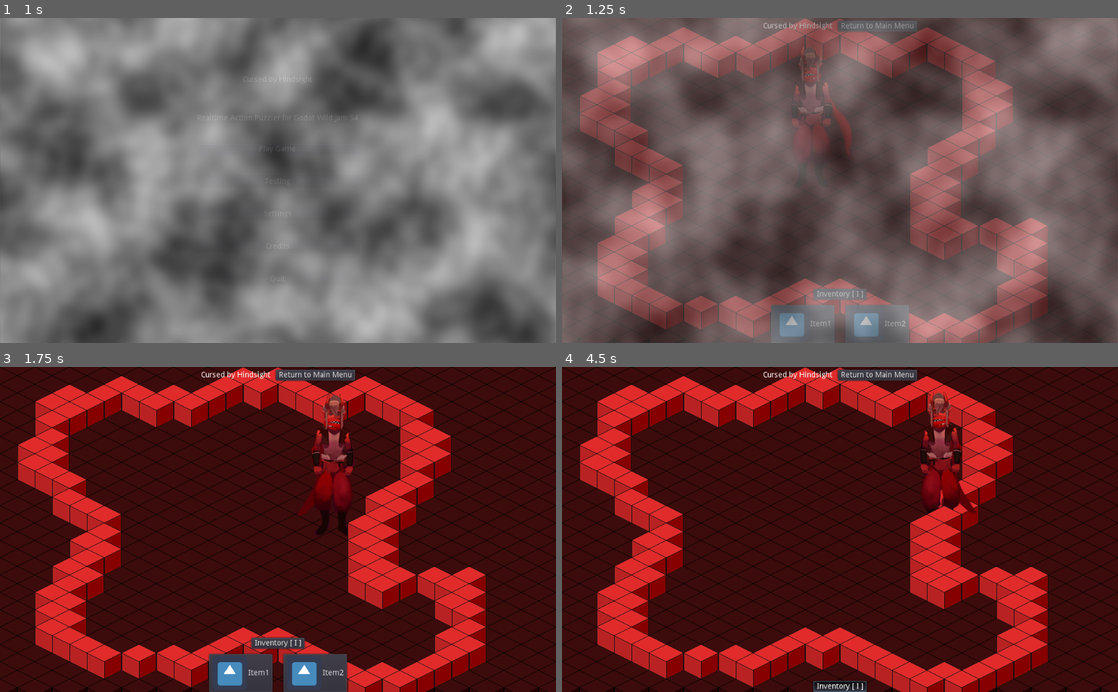
Above: before the commit, frames 1-4 (two rows, left to right).
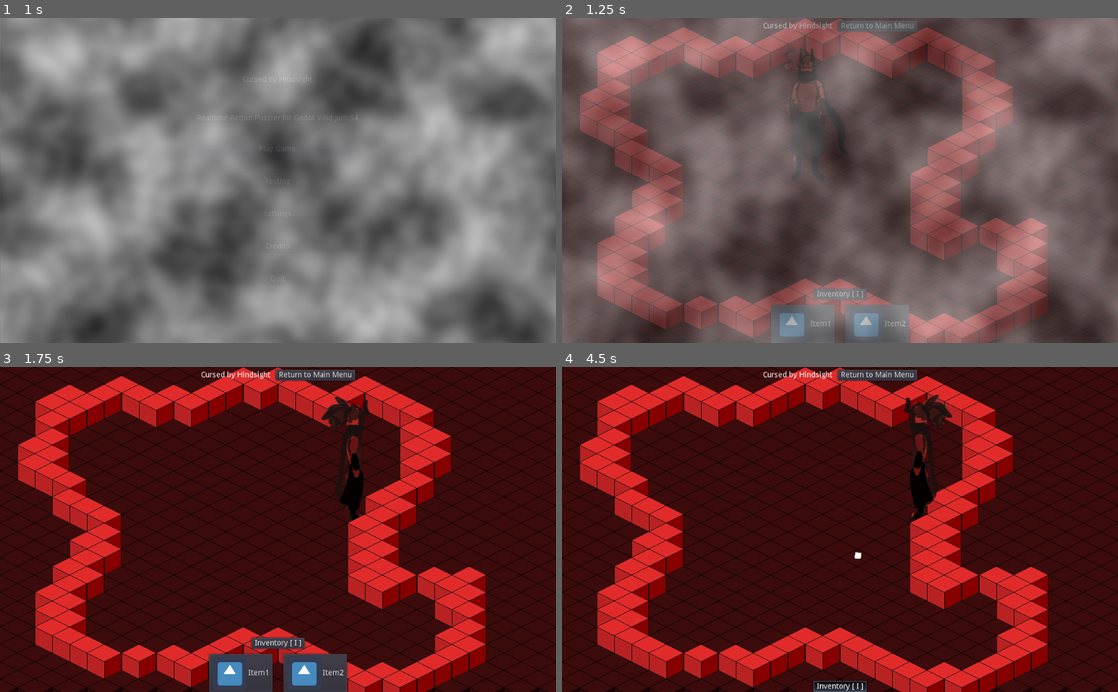
Above: after the commit, the same moments.

Repository: IMAFIREHAZARD/GWJ-54-Solid-Gold
Game: Godot game, scene res://Main.tscn
Two runs of this game, one before a commit and one after it. Both use one fixed random seed, a clock stepped at 60 frames per second and the inputs below. The engine's default icon, where the game draws it, is replaced by a stand-in: a white triangle on a blue panel in a dark square. Sound files missing from this copy of the repository are replaced by a short silence.
Inputs (mouse positions are in pixels of both pictures, inside the frame that each line leads up to):
- Up to frame 1 (1 s): click "Play Game" at 0.5 s
- Up to frame 2 (1.25 s): no input
- Up to frame 3 (1.75 s): tap Enter at 1.25 s; move the mouse to (400, 513) at 1.27 s; press the mouse at (400, 513) at 1.28 s; hold D (move_right) from 1.28 s (still down)
- Up to frame 4 (4.5 s): release D (move_right) at 2 s; release the mouse at (962, 513) at 2 s; drag from (728, 545) to (812, 594) at 2.02 s; move the mouse to (895, 458) at 2.77 s; press the mouse at (895, 458) at 2.78 s; hold D (move_right) 2.78-3.5 s; release the mouse at (895, 458) at 3.5 s; click "Inventory [ I ]" at 3.5 s; drag from (812, 594) to (673, 480) at 4.27 s

Frame 1 is identical in both runs. In frame 2, 1.2% of the frame differs, in the area x 39-53%, y 8-47%; in frame 3, 2.5%; in frame 4, 2.6%, in the area x 52-75%, y 7-59%.

Commit message:
Add bullets

Diff:
--- a/Scenes/Levels/BaseLevel.tscn
+++ b/Scenes/Levels/BaseLevel.tscn
@@ -19,4 +19,6 @@
 mode = 1
 cell_size = Vector2( 64, 32 )
 cell_y_sort = true
+collision_layer = 4
+collision_mask = 0
 format = 1
--- a/project.godot
+++ b/project.godot
@@ -71,6 +71,12 @@
  ]
 }
 
+[layer_names]
+
+2d_physics/layer_1="Player"
+2d_physics/layer_2="Bug"
+2d_physics/layer_3="Wall"
+
 [mono]
 
 project/assembly_name="GWJ 54"
--- /dev/null
+++ b/scenes/player/Bullet.gd
@@ -0,0 +1,20 @@
+extends Node2D
+onready var ray_cast_2d: RayCast2D = $RayCast2D
+
+export var speed = 1000
+
+func _physics_process(delta: float) -> void:
+	ray_cast_2d.cast_to = Vector2(-speed * delta, 0)
+	ray_cast_2d.force_raycast_update()
+	if ray_cast_2d.is_colliding():
+		var bounced = false
+		var collider = ray_cast_2d.get_collider()
+		if "can_break" in collider:
+			if collider.can_break:
+				collider.break()
+			else:
+				pass
+				# bounce
+		if not bounced:
+			queue_free()
+	global_position += transform.x * speed * delta
--- /dev/null
+++ b/scenes/player/Bullet.tscn
@@ -0,0 +1,13 @@
+[gd_scene load_steps=2 format=2]
+
+[ext_resource path="res://scenes/player/Bullet.gd" type="Script" id=1]
+
+[node name="Node2D" type="Node2D"]
+script = ExtResource( 1 )
+
+[node name="RayCast2D" type="RayCast2D" parent="."]
+enabled = true
+collision_mask = 4
+
+[node name="Polygon2D" type="Polygon2D" parent="."]
+polygon = PoolVector2Array( 0, -8, 8, 0, 0, 8, -8, 0 )
--- a/scenes/player/Player.gd
+++ b/scenes/player/Player.gd
@@ -2,6 +2,7 @@
 
 export var move_speed := 500
 onready var animated_sprite: AnimatedSprite = $AnimatedSprite
+export(PackedScene) var bullet_scene
 
 var vel := Vector2()
 
@@ -9,10 +10,20 @@
 	var move = Input.get_vector("move_left", "move_right", "move_up", "move_down")
 	var target_vel = move.normalized() * move_speed
 	vel = vel.linear_interpolate(target_vel, delta * 10)
-	move_and_slide(vel)
+	move_and_slide(vel * Vector2(1,0.5))
 	var f = round(abs(Vector2.DOWN.angle_to(vel))/deg2rad(45))
 	if vel.x < 1:
 		animated_sprite.scale.x = 1
 	if vel.x > 1:
 		animated_sprite.scale.x = -1
 	animated_sprite.frame = f
+
+func _input(event: InputEvent) -> void:
+	if event.is_action_pressed("shoot"):
+		shoot()
+
+func shoot():
+	var bullet = bullet_scene.instance() as Node2D
+	bullet.rotation = get_local_mouse_position().angle()
+	get_parent().add_child(bullet)
+	bullet.global_position = global_position
--- a/scenes/player/Player.tscn
+++ b/scenes/player/Player.tscn
@@ -1,9 +1,9 @@
-[gd_scene load_steps=37 format=2]
+[gd_scene load_steps=12 format=2]
 
 [ext_resource path="res://scenes/player/Player.gd" type="Script" id=1]
 [ext_resource path="res://GUI/HUD.tscn" type="PackedScene" id=2]
 [ext_resource path="res://assets/test_art/Player_base.png" type="Texture" id=3]
-[ext_resource path="res://Scenes/player/Player_base_spritesheet.png" type="Texture" id=4]
+[ext_resource path="res://scenes/player/Bullet.tscn" type="PackedScene" id=4]
 
 [sub_resource type="CircleShape2D" id=1]
 radius = 32.0156
@@ -33,146 +33,18 @@
 atlas = ExtResource( 3 )
 region = Rect2( 181, 0, 181, 254 )
 
-[sub_resource type="AtlasTexture" id=8]
-flags = 4
-atlas = ExtResource( 4 )
-region = Rect2( 0, 0, 194, 285 )
-
-[sub_resource type="AtlasTexture" id=9]
-flags = 4
-atlas = ExtResource( 4 )
-region = Rect2( 194, 0, 194, 285 )
-
-[sub_resource type="AtlasTexture" id=10]
-flags = 4
-atlas = ExtResource( 4 )
-region = Rect2( 388, 0, 194, 285 )
-
-[sub_resource type="AtlasTexture" id=11]
-flags = 4
-atlas = ExtResource( 4 )
-region = Rect2( 582, 0, 194, 285 )
-
-[sub_resource type="AtlasTexture" id=12]
-flags = 4
-atlas = ExtResource( 4 )
-region = Rect2( 776, 0, 194, 285 )
-
-[sub_resource type="AtlasTexture" id=13]
-flags = 4
-atlas = ExtResource( 4 )
-region = Rect2( 0, 285, 194, 285 )
-
-[sub_resource type="AtlasTexture" id=14]
-flags = 4
-atlas = ExtResource( 4 )
-region = Rect2( 194, 285, 194, 285 )
-
-[sub_resource type="AtlasTexture" id=15]
-flags = 4
-atlas = ExtResource( 4 )
-region = Rect2( 388, 285, 194, 285 )
-
-[sub_resource type="AtlasTexture" id=16]
-flags = 4
-atlas = ExtResource( 4 )
-region = Rect2( 582, 285, 194, 285 )
-
-[sub_resource type="AtlasTexture" id=17]
-flags = 4
-atlas = ExtResource( 4 )
-region = Rect2( 776, 285, 194, 285 )
-
-[sub_resource type="AtlasTexture" id=18]
-flags = 4
-atlas = ExtResource( 4 )
-region = Rect2( 0, 570, 194, 285 )
-
-[sub_resource type="AtlasTexture" id=19]
-flags = 4
-atlas = ExtResource( 4 )
-region = Rect2( 194, 570, 194, 285 )
-
-[sub_resource type="AtlasTexture" id=20]
-flags = 4
-atlas = ExtResource( 4 )
-region = Rect2( 388, 570, 194, 285 )
-
-[sub_resource type="AtlasTexture" id=21]
-flags = 4
-atlas = ExtResource( 4 )
-region = Rect2( 582, 570, 194, 285 )
-
-[sub_resource type="AtlasTexture" id=22]
-flags = 4
-atlas = ExtResource( 4 )
-region = Rect2( 776, 570, 194, 285 )
-
-[sub_resource type="AtlasTexture" id=23]
-flags = 4
-atlas = ExtResource( 4 )
-region = Rect2( 0, 855, 194, 285 )
-
-[sub_resource type="AtlasTexture" id=24]
-flags = 4
-atlas = ExtResource( 4 )
-region = Rect2( 194, 855, 194, 285 )
-
-[sub_resource type="AtlasTexture" id=25]
-flags = 4
-atlas = ExtResource( 4 )
-region = Rect2( 388, 855, 194, 285 )
-
-[sub_resource type="AtlasTexture" id=26]
-flags = 4
-atlas = ExtResource( 4 )
-region = Rect2( 582, 855, 194, 285 )
-
-[sub_resource type="AtlasTexture" id=27]
-flags = 4
-atlas = ExtResource( 4 )
-region = Rect2( 776, 855, 194, 285 )
-
-[sub_resource type="AtlasTexture" id=28]
-flags = 4
-atlas = ExtResource( 4 )
-region = Rect2( 0, 1140, 194, 285 )
-
-[sub_resource type="AtlasTexture" id=29]
-flags = 4
-atlas = ExtResource( 4 )
-region = Rect2( 194, 1140, 194, 285 )
-
-[sub_resource type="AtlasTexture" id=30]
-flags = 4
-atlas = ExtResource( 4 )
-region = Rect2( 388, 1140, 194, 285 )
-
-[sub_resource type="AtlasTexture" id=31]
-flags = 4
-atlas = ExtResource( 4 )
-region = Rect2( 582, 1140, 194, 285 )
-
-[sub_resource type="AtlasTexture" id=32]
-flags = 4
-atlas = ExtResource( 4 )
-region = Rect2( 776, 1140, 194, 285 )
-
 [sub_resource type="SpriteFrames" id=7]
 animations = [ {
 "frames": [ SubResource( 2 ), SubResource( 3 ), SubResource( 4 ), SubResource( 5 ), SubResource( 6 ) ],
 "loop": true,
 "name": "default",
 "speed": 5.0
-}, {
-"frames": [ SubResource( 8 ), SubResource( 9 ), SubResource( 10 ), SubResource( 11 ), SubResource( 12 ), SubResource( 13 ), SubResource( 14 ), SubResource( 15 ), SubResource( 16 ), SubResource( 17 ), SubResource( 18 ), SubResource( 19 ), SubResource( 20 ), SubResource( 21 ), SubResource( 22 ), SubResource( 23 ), SubResource( 24 ), SubResource( 25 ), SubResource( 26 ), SubResource( 27 ), SubResource( 28 ), SubResource( 29 ), SubResource( 30 ), SubResource( 31 ), SubResource( 32 ) ],
-"loop": true,
-"name": "idle",
-"speed": 5.0
 } ]
 
 [node name="Player" type="KinematicBody2D"]
+collision_mask = 5
 script = ExtResource( 1 )
+bullet_scene = ExtResource( 4 )
 
 [node name="CollisionShape2D" type="CollisionShape2D" parent="."]
 position = Vector2( 0, 31 )
@@ -185,7 +57,6 @@
 [node name="AnimatedSprite" type="AnimatedSprite" parent="."]
 position = Vector2( 0, -64 )
 frames = SubResource( 7 )
-animation = "idle"
 
 [node name="HUD" parent="." instance=ExtResource( 2 )]
 
Not shown, changed: Scenes/player/Player_base_spritesheet.png.import
